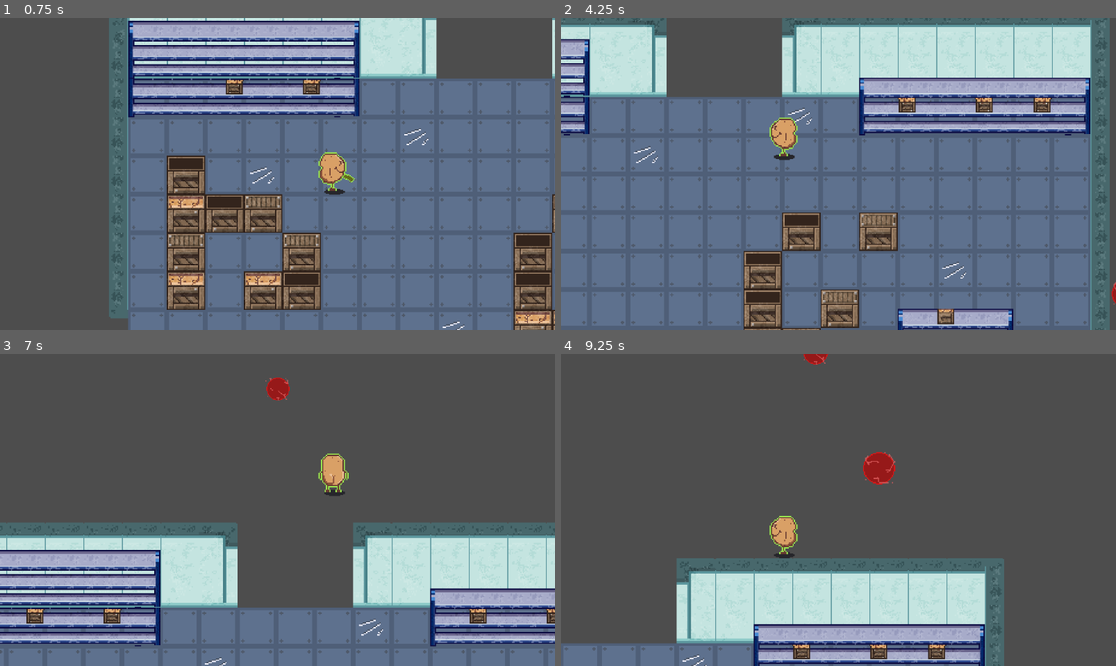
Above: before the commit, frames 1-4 (two rows, left to right).
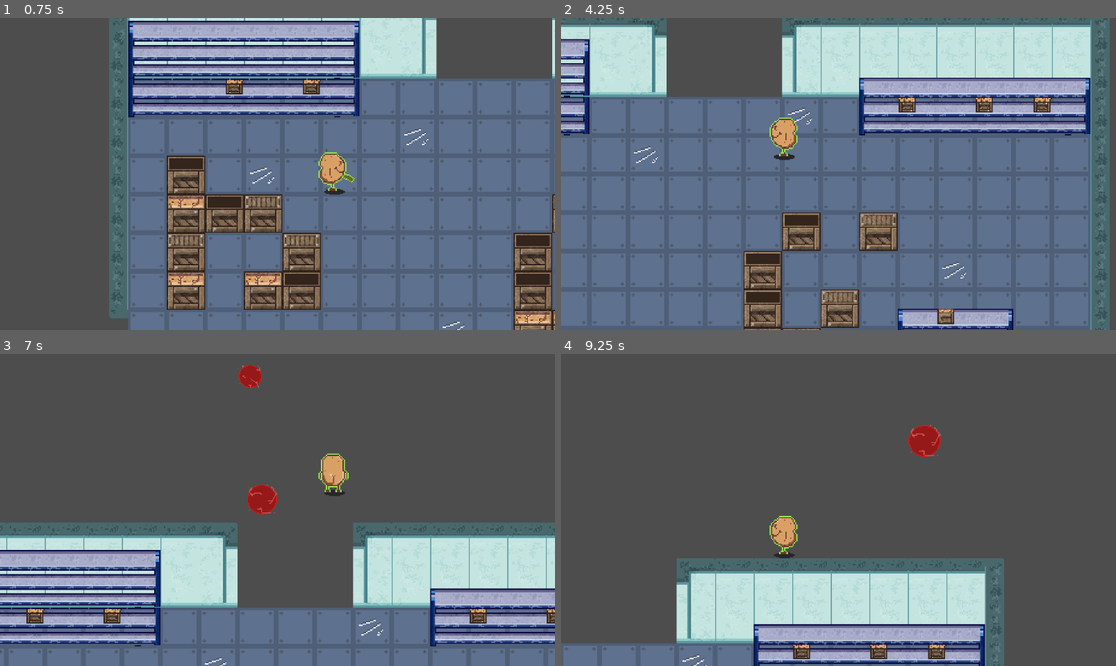
Above: after the commit, the same moments.

Repository: jaredazorbacay/mutato
Game: Godot game, scene res://scenes/main.tscn
The game is run twice, just before and just after one commit, with the same random seed, the same clock (stepped at 60 frames per second) and the same inputs.
Inputs (mouse positions are in pixels of both pictures, inside the frame that each line leads up to):
- Up to frame 1 (0.75 s): tap Enter at 0.5 s; move the mouse to (399, 158) at 0.52 s; hold D (right) from 0.53 s (still down); click (399, 158) at 0.67 s
- Up to frame 2 (4.25 s): move the mouse to (727, 189) at 1.27 s; release D (right) at 1.28 s; hold S (down) 1.28-2.03 s; tap Space at 2 s; move the mouse to (894, 105) at 2.02 s; hold D (right) 2.03-2.78 s; move the mouse to (810, 236) at 2.77 s; hold W (up) 2.78-3.53 s; click (810, 236) at 2.92 s; move the mouse to (1005, 220) at 3.52 s; hold A (left) from 3.53 s (still down)
- Up to frame 3 (7 s): move the mouse to (111, 463) at 4.27 s; move the mouse to (305, 510) at 5.02 s; release A (left) at 5.03 s; hold S (down) 5.03-5.78 s; click (305, 510) at 5.17 s; move the mouse to (194, 432) at 5.77 s; hold D (right) 5.78-6.53 s; move the mouse to (399, 494) at 6.52 s; hold W (up) from 6.53 s (still down)
- Up to frame 4 (9.25 s): move the mouse to (727, 525) at 7.27 s; release W (up) at 7.28 s; hold D (right) 7.28-8.03 s; click (727, 525) at 7.42 s; move the mouse to (894, 441) at 8.02 s; hold S (down) 8.03-8.78 s; tap Enter at 8.75 s; move the mouse to (810, 572) at 8.77 s; hold A (left) from 8.78 s (still down)

Frame 1 is identical in both runs. In frame 2, less than 0.1% of the frame differs, in the area x 99-100%, y 84-92%; in frame 3, 0.9%; in frame 4, 1.1%, in the area x 43-69%, y 0-42%.

Commit message:
Hallway Walls

Diff:
--- a/scenes/main.tscn
+++ b/scenes/main.tscn
@@ -8,22 +8,28 @@
 texture = ExtResource("3_sugp2")
 texture_region_size = Vector2i(32, 32)
 1:0/0 = 0
+1:0/0/physics_layer_0/polygon_0/points = PackedVector2Array(-16, 9.63858, 16, 9.989075, 16, 16, -16, 16, -16, 10.514816)
 2:0/0 = 0
 3:0/0 = 0
 4:0/0 = 0
 5:0/0 = 0
 0:1/0 = 0
 1:1/0 = 0
+1:1/0/physics_layer_0/polygon_0/points = PackedVector2Array(-16, -16, 16, -16, 16, 16, -16, 16)
 2:1/0 = 0
 3:1/0 = 0
 4:1/0 = 0
 5:1/0 = 0
+5:1/0/physics_layer_0/polygon_0/points = PackedVector2Array(-16, -16, 16, -16, 16, 16, -16, 16)
 0:2/0 = 0
+0:2/0/physics_layer_0/polygon_0/points = PackedVector2Array(-16, -16, -0.28039932, -16, -0.6308899, 16, -16, 16)
 1:2/0 = 0
+1:2/0/physics_layer_0/polygon_0/points = PackedVector2Array(-16, -16, 16, -16, 16, 16, -16, 16)
 2:2/0 = 0
 3:2/0 = 0
 4:2/0 = 0
 5:2/0 = 0
+5:2/0/physics_layer_0/polygon_0/points = PackedVector2Array(-16, -16, 16, -16, 16, 16, -16, 16)
 0:3/0 = 0
 0:3/0/physics_layer_0/polygon_0/points = PackedVector2Array(-16, -16, -0.87623596, -16, -0.5257416, 16, -16, 16)
 1:3/0 = 0
--- a/scripts/game.gd
+++ b/scripts/game.gd
@@ -6,6 +6,14 @@
 const GRID_SIZE = 32
 #const pantry_scene = preload("res://scenes/rooms/main_laboratory.tscn")
 var enemies : int
+
+enum TileTransform {
+	ROTATE_0 = 0,
+	ROTATE_90 = TileSetAtlasSource.TRANSFORM_TRANSPOSE | TileSetAtlasSource.TRANSFORM_FLIP_H,
+	ROTATE_180 = TileSetAtlasSource.TRANSFORM_FLIP_H | TileSetAtlasSource.TRANSFORM_FLIP_V,
+	ROTATE_270 = TileSetAtlasSource.TRANSFORM_TRANSPOSE | TileSetAtlasSource.TRANSFORM_FLIP_V,
+	flip = TileSetAtlasSource.TRANSFORM_FLIP_H
+}
 
 # Called when the node enters the scene tree for the first time.
 func _ready() -> void:
@@ -68,7 +76,7 @@
 		var currentY = 0
 		var room_scene : TileMapLayer = pantry_scene.instantiate()
 		room_scene.z_index = -10
-		currentX = randi_range(0, 25) + (room.x * room_map_grid_size)
+		currentX = randi_range(10, 30) + (room.x * room_map_grid_size)
 		currentY = randi_range(0, 25) + (room.y * room_map_grid_size)
 		room_scene.set_coords(room)
 		room_scene.tile_position_in_world = Vector2i(currentX, currentY)
@@ -96,26 +104,81 @@
 func draw_hallway(start_door : Vector2i, end_door : Vector2i, orientation : String):
 	if orientation == "HORIZONTAL":
 		var midpoint = (end_door.x - start_door.x)/ [1.5,2, 2.5].pick_random() + start_door.x
-		for i in range(start_door.x, midpoint + 1):
+		for i in range(start_door.x + 1, midpoint + 1):
+
+			#path
 			$Hallway.set_cell(Vector2i(i, start_door.y + 1), 1, Vector2i(2, 3))
 			$Hallway.set_cell(Vector2i(i, start_door.y), 1, Vector2i(2, 3))
 			$Hallway.set_cell(Vector2i(i, start_door.y - 1), 1, Vector2i(2, 3))
 
-		for i in range(midpoint + 1, end_door.x):
+			#walls
+			$Hallway.set_cell(Vector2i(i, start_door.y - 2), 1, Vector2i(1, 2))
+			$Hallway.set_cell(Vector2i(i, start_door.y - 3), 1, Vector2i(1, 1))
+			$Hallway.set_cell(Vector2i(i, start_door.y - 4), 1, Vector2i(1, 0))
+
+			$Hallway.set_cell(Vector2i(i, start_door.y + 2), 1, Vector2i(5, 2), TileTransform.ROTATE_90)
+
+		for i in range(midpoint + 1, end_door.x + 1):
 			$Hallway.set_cell(Vector2i(i, end_door.y + 1), 1, Vector2i(2, 3))
 			$Hallway.set_cell(Vector2i(i, end_door.y), 1, Vector2i(2, 3))
 			$Hallway.set_cell(Vector2i(i, end_door.y - 1), 1, Vector2i(2, 3))
+
+			#walls
+			$Hallway.set_cell(Vector2i(i - 1, end_door.y - 2), 1, Vector2i(1, 2))
+			$Hallway.set_cell(Vector2i(i - 1, end_door.y - 3), 1, Vector2i(1, 1))
+			$Hallway.set_cell(Vector2i(i - 1, end_door.y - 4), 1, Vector2i(1, 0))
+
+			$Hallway.set_cell(Vector2i(i - 1, end_door.y + 2), 1, Vector2i(5, 2), TileTransform.ROTATE_90)
 
 		if (start_door.y < end_door.y):
 			for i in range(start_door.y - 1, end_door.y + 2):
 				$Hallway.set_cell(Vector2i(midpoint + 1, i), 1, Vector2i(2, 3))
 				$Hallway.set_cell(Vector2i(midpoint, i), 1, Vector2i(2, 3))
 				$Hallway.set_cell(Vector2i(midpoint - 1, i), 1, Vector2i(2, 3))
-		else:
+
+				if (![i, i+1, i-1].has(start_door.y)): $Hallway.set_cell(Vector2i(midpoint - 2, i), 1, Vector2i(0, 2), TileTransform.ROTATE_180)
+				if (![i, i+1, i-1].has(end_door.y)): $Hallway.set_cell(Vector2i(midpoint + 2, i), 1, Vector2i(0, 2))
+
+			#CornerWalls
+			$Hallway.set_cell(Vector2i(midpoint+1, start_door.y - 2), 1, Vector2i(1, 2))
+			$Hallway.set_cell(Vector2i(midpoint+1, start_door.y - 3), 1, Vector2i(1, 1))
+			$Hallway.set_cell(Vector2i(midpoint+1, start_door.y - 4), 1, Vector2i(1, 0))
+
+			$Hallway.set_cell(Vector2i(midpoint + 2, start_door.y -2), 1, Vector2i(0, 2))
+			$Hallway.set_cell(Vector2i(midpoint + 2, start_door.y -3), 1, Vector2i(0, 2))
+			$Hallway.set_cell(Vector2i(midpoint + 2, start_door.y -4), 1, Vector2i(0, 1))
+
+			$Hallway.set_cell(Vector2i(midpoint - 2, start_door.y +2), 1, Vector2i(5, 1), TileTransform.ROTATE_90)
+
+			$Hallway.set_cell(Vector2i(midpoint+2, end_door.y - 2), 1, Vector2i(1, 2))
+			$Hallway.set_cell(Vector2i(midpoint+2, end_door.y - 3), 1, Vector2i(1, 1))
+
+			$Hallway.set_cell(Vector2i(midpoint - 1, end_door.y + 2), 1, Vector2i(5, 2), TileTransform.ROTATE_90)
+			$Hallway.set_cell(Vector2i(midpoint - 2, end_door.y + 2), 1, Vector2i(0, 2), TileTransform.ROTATE_180)
+		elif (start_door.y > end_door.y) :
 			for i in range(end_door.y - 1, start_door.y + 2):
 				$Hallway.set_cell(Vector2i(midpoint + 1, i), 1, Vector2i(2, 3))
 				$Hallway.set_cell(Vector2i(midpoint, i), 1, Vector2i(2, 3))
 				$Hallway.set_cell(Vector2i(midpoint - 1, i), 1, Vector2i(2, 3))
+
+				if (![i, i+1, i-1].has(start_door.y)): $Hallway.set_cell(Vector2i(midpoint - 2, i), 1, Vector2i(0, 2), TileTransform.ROTATE_180)
+				if (![i, i+1, i-1].has(end_door.y)): $Hallway.set_cell(Vector2i(midpoint + 2, i), 1, Vector2i(0, 2))
+
+			#CornerWalls
+			$Hallway.set_cell(Vector2i(midpoint-2, start_door.y - 2), 1, Vector2i(1, 2))
+			$Hallway.set_cell(Vector2i(midpoint-2, start_door.y - 3), 1, Vector2i(1, 1))
+
+			$Hallway.set_cell(Vector2i(midpoint-1, end_door.y - 2), 1, Vector2i(1, 2))
+			$Hallway.set_cell(Vector2i(midpoint-1, end_door.y - 3), 1, Vector2i(1, 1))
+			$Hallway.set_cell(Vector2i(midpoint-1, end_door.y - 4), 1, Vector2i(1, 0))
+
+			$Hallway.set_cell(Vector2i(midpoint - 2, end_door.y -2), 1, Vector2i(0, 2), TileTransform.ROTATE_180)
+			$Hallway.set_cell(Vector2i(midpoint - 2, end_door.y -3), 1, Vector2i(0, 2), TileTransform.ROTATE_180)
+			$Hallway.set_cell(Vector2i(midpoint - 2, end_door.y -4), 1, Vector2i(0, 1), TileTransform.flip)
+
+			$Hallway.set_cell(Vector2i(midpoint + 2, end_door.y +2), 1, Vector2i(5, 2), TileTransform.ROTATE_90)
+			$Hallway.set_cell(Vector2i(midpoint + 1, start_door.y +2), 1, Vector2i(5, 2), TileTransform.ROTATE_90)
+			$Hallway.set_cell(Vector2i(midpoint + 2, start_door.y +2), 1, Vector2i(0, 2))
 	else:
 		var midpoint = (end_door.y - start_door.y)/[1.5,2, 2.5].pick_random() + start_door.y
 		for i in range(start_door.y, midpoint + 1):
@@ -123,18 +186,50 @@
 			$Hallway.set_cell(Vector2i(start_door.x, i), 1, Vector2i(2, 3))
 			$Hallway.set_cell(Vector2i(start_door.x - 1, i), 1, Vector2i(2, 3))
 
+			#walls
+			$Hallway.set_cell(Vector2i(start_door.x - 2, i+1), 1, Vector2i(0, 2), TileTransform.ROTATE_180)
+			$Hallway.set_cell(Vector2i(start_door.x + 2, i+1), 1, Vector2i(0, 2))
+
 		for i in range(midpoint + 1, end_door.y):
 			$Hallway.set_cell(Vector2i(end_door.x + 1, i), 1, Vector2i(2, 3))
 			$Hallway.set_cell(Vector2i(end_door.x, i), 1, Vector2i(2, 3))
 			$Hallway.set_cell(Vector2i(end_door.x - 1, i), 1, Vector2i(2, 3))
+
+			#walls
+			$Hallway.set_cell(Vector2i(end_door.x - 2, i-2), 1, Vector2i(0, 2), TileTransform.ROTATE_180)
+			$Hallway.set_cell(Vector2i(end_door.x + 2, i-2), 1, Vector2i(0, 2))
 
 		if (start_door.x < end_door.x):
 			for i in range(start_door.x - 1, end_door.x + 2):
 				$Hallway.set_cell(Vector2i(i, midpoint + 1), 1, Vector2i(2, 3))
 				$Hallway.set_cell(Vector2i(i, midpoint), 1, Vector2i(2, 3))
 				$Hallway.set_cell(Vector2i(i, midpoint - 1), 1, Vector2i(2, 3))
-		else:
+
+				#walls
+				if (![i, i+1, i-1].has(start_door.x)):
+					$Hallway.set_cell(Vector2i(i, midpoint - 2), 1, Vector2i(1, 2))
+					$Hallway.set_cell(Vector2i(i, midpoint - 3), 1, Vector2i(1, 1))
+				if (![i, i+1, i-1].has(end_door.x)): $Hallway.set_cell(Vector2i(i, midpoint + 2), 1, Vector2i(5, 2), TileTransform.ROTATE_90)
+
+			#CornerWalls
+			$Hallway.set_cell(Vector2i(end_door.x +2, midpoint - 3), 1, Vector2i(0, 2))
+			$Hallway.set_cell(Vector2i(end_door.x +2, midpoint - 2), 1, Vector2i(0, 2))
+
+			$Hallway.set_cell(Vector2i(start_door.x -2, midpoint + 2), 1, Vector2i(0, 2), TileTransform.ROTATE_180)
+
+		elif (start_door.x > end_door.x):
 			for i in range(end_door.x - 1, start_door.x + 2):
 				$Hallway.set_cell(Vector2i(i, midpoint + 1), 1, Vector2i(2, 3))
 				$Hallway.set_cell(Vector2i(i, midpoint), 1, Vector2i(2, 3))
 				$Hallway.set_cell(Vector2i(i, midpoint - 1), 1, Vector2i(2, 3))
+
+				if (![i, i+1, i-1].has(start_door.x)):
+					$Hallway.set_cell(Vector2i(i, midpoint - 2), 1, Vector2i(1, 2))
+					$Hallway.set_cell(Vector2i(i, midpoint - 3), 1, Vector2i(1, 1))
+				if (![i, i+1, i-1].has(end_door.x)): $Hallway.set_cell(Vector2i(i, midpoint + 2), 1, Vector2i(5, 2), TileTransform.ROTATE_90)
+
+			#CornerWalls
+			$Hallway.set_cell(Vector2i(end_door.x -2, midpoint - 3), 1, Vector2i(0, 2),TileTransform.ROTATE_180)
+			$Hallway.set_cell(Vector2i(end_door.x -2, midpoint - 2), 1, Vector2i(0, 2),TileTransform.ROTATE_180)
+
+			$Hallway.set_cell(Vector2i(start_door.x +2, midpoint + 2), 1, Vector2i(0, 2))
